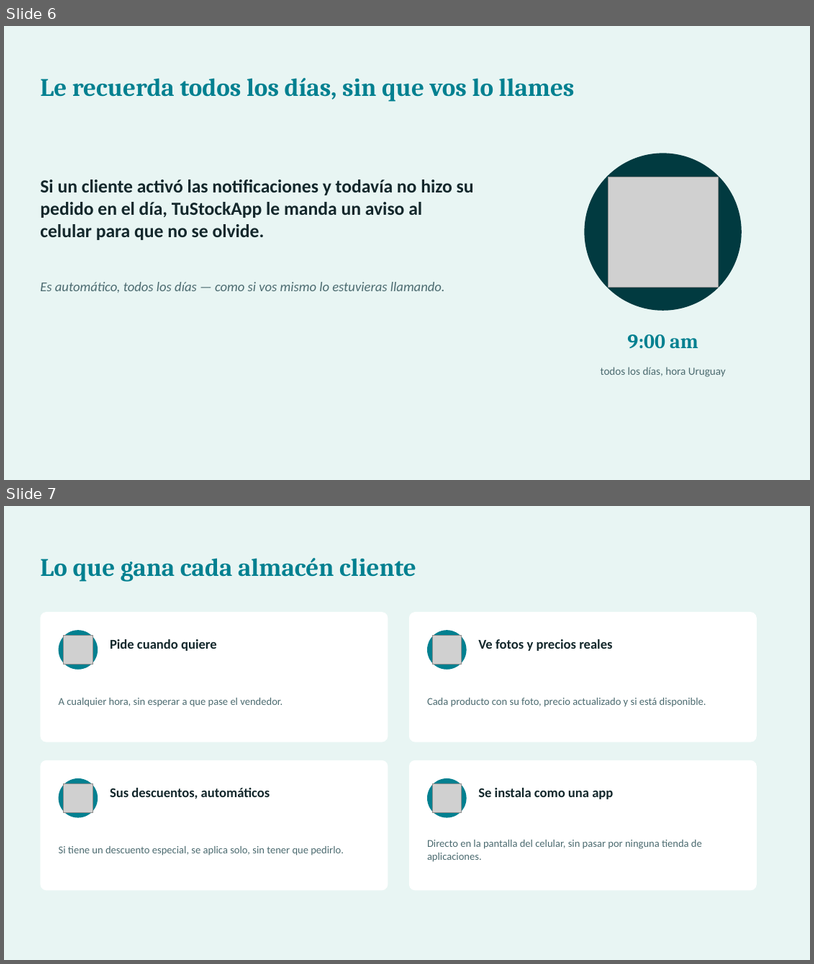
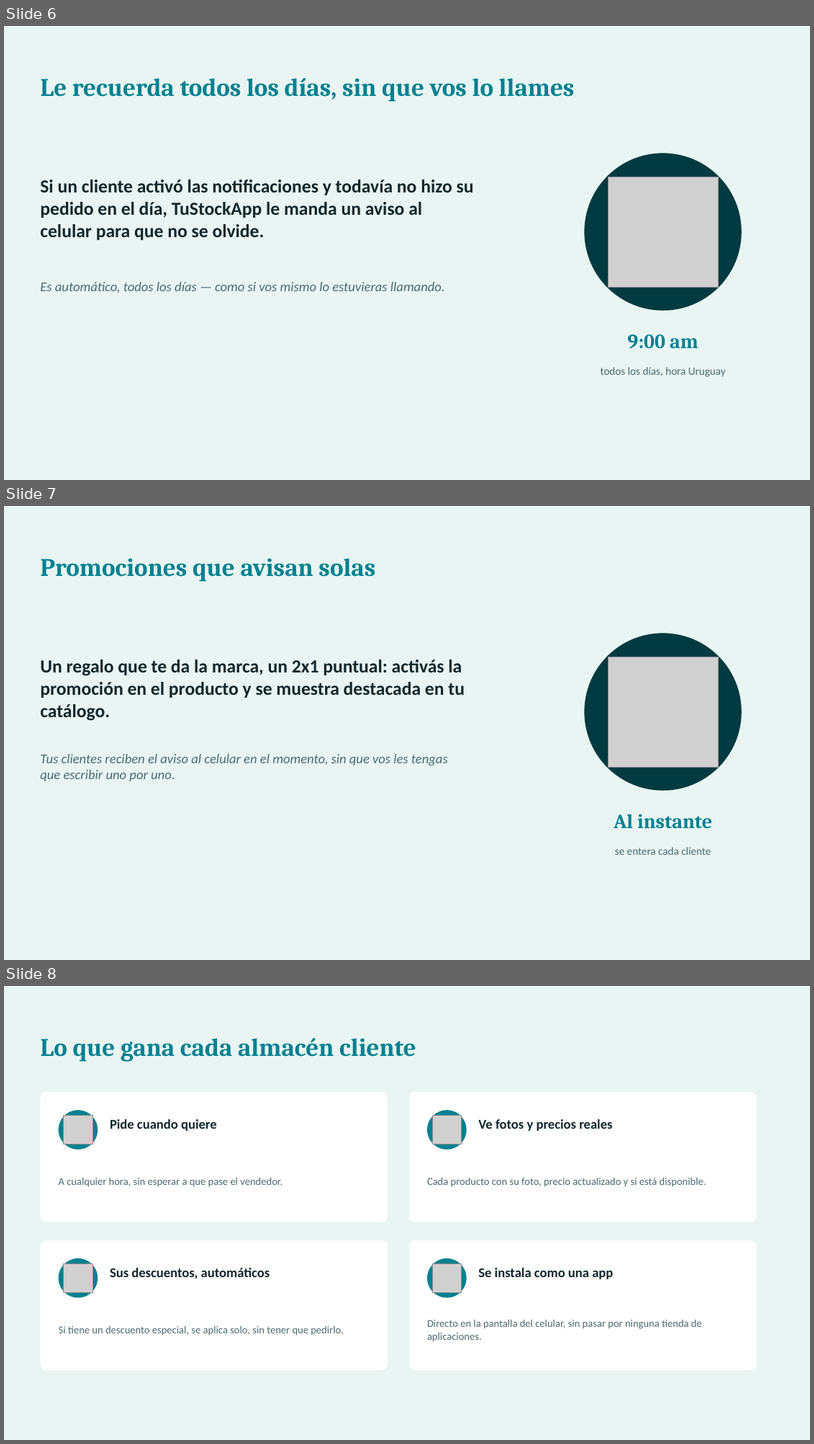
Before and after one commit to AlmagroLegnani/Distribuidora, a slide deck: TuStockApp_Presentacion_Pitch.pptx. Shown one above the other, each under a label of ours: slides 6 and 7 before the commit, slides 6, 7 and 8 after it. The pictures are 814x964 and 814x1444 pixels, drawn with LibreOffice and Linux fonts; fonts in the diff are those of the drawing; grey boxes stand for pictures. Boxes give left, top, right and bottom in pixels: in the first picture for what was removed or moved away, otherwise in the second. Text is boxed around its words. In the diff, an @@ line names an element or a change of style, - is before the commit and + after.

```diff
--- a/TuStockApp_Presentacion_Pitch.pptx
+++ b/TuStockApp_Presentacion_Pitch.pptx
@@ slide 7 added at (4, 506, 810, 960), background #E8F5F3 @@
@@ text added at (40, 558, 376, 582), 30 pt, text #028090, bold @@
+Promociones que avisan solas
@@ ellipse added at (585, 633, 742, 790), fill #013A40 @@
@@ picture added at (608, 656, 718, 767) @@
@@ text added at (40, 659, 465, 721), 22 pt, text #13272B, bold @@
+Un regalo que te da la marca, un 2x1 puntual: activás la promoción en el producto y se muestra destacada en tu catálogo.
@@ text added at (40, 754, 448, 781), 16 pt, text #4C6B70, italic @@
+Tus clientes reciben el aviso al celular en el momento, sin que vos les tengas que escribir uno por uno.
@@ text added at (614, 813, 712, 829), 24 pt, text #028090, bold @@
+Al instante
@@ text added at (615, 847, 711, 854), 13 pt, text #4C6B70 @@
+se entera cada cliente
@@ what was slide 7 is now slide 8 @@
```
Also in this commit, not shown: 7 other files.
